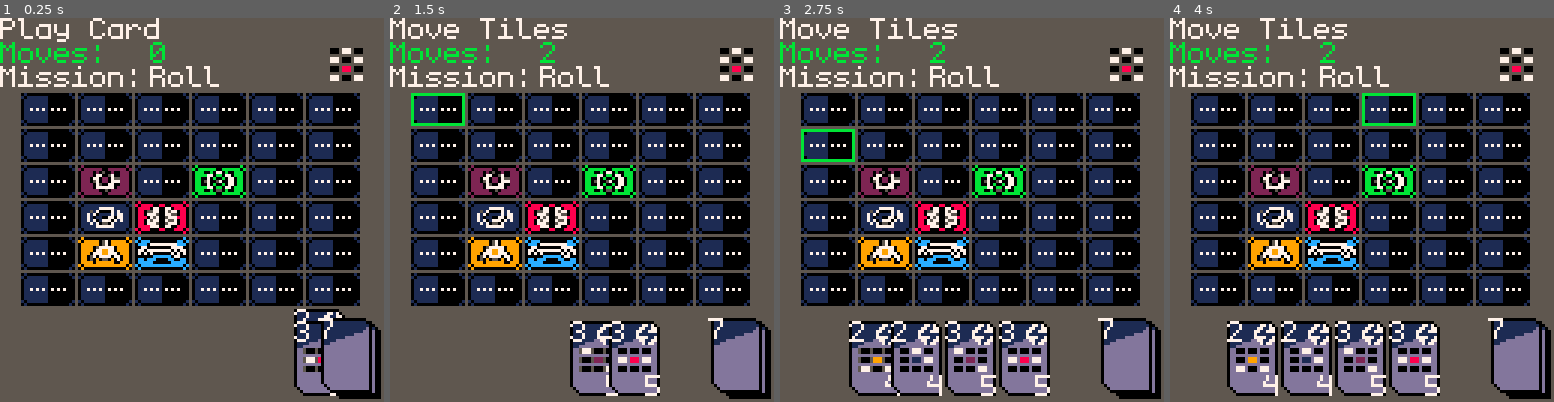
Above: before the commit, frames 1-4 (left to right).
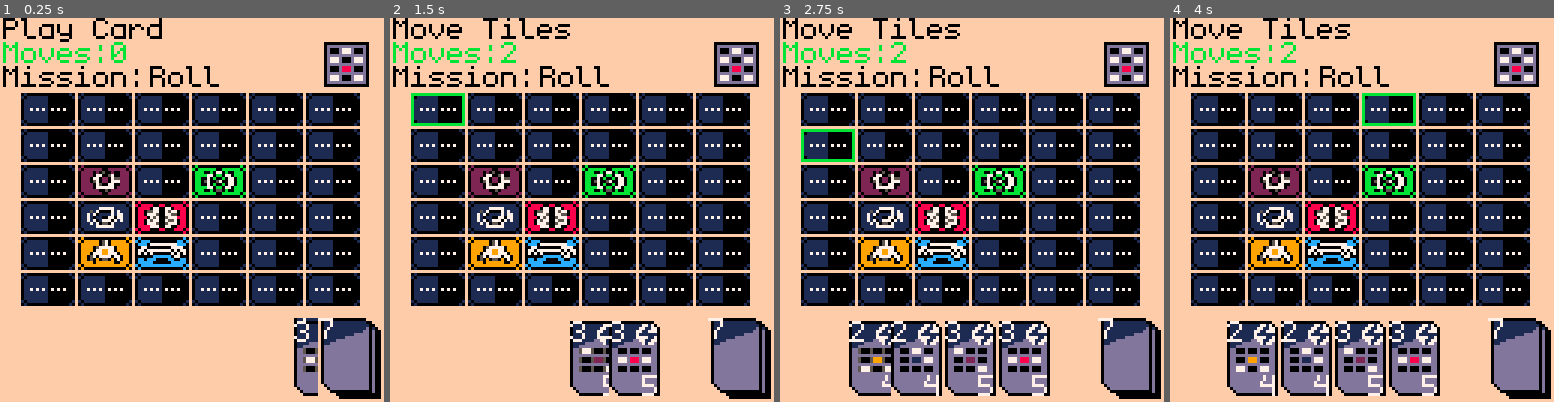
Above: after the commit, the same moments.

Repository: AkuraEx/Pico_Rove
Game: PICO-8 cartridge pico_rove.p8
Same seed, same stepped clock (60 frames per second), same inputs: the game is played once before the commit and once after it.
Inputs:
- Up to frame 1 (0.25 s): no input
- Up to frame 2 (1.5 s): tap O (Z key) at 0.33, 0.7, 1.43 s; tap X (X key) at 1.07 s
- Up to frame 3 (2.75 s): hold Left 1.97-2.37 s; tap X (X key) at 2.07, 2.4, 2.73 s; tap O (Z key) at 2.22 s; hold Down from 2.42 s (still down)
- Up to frame 4 (4 s): release Down at 2.82 s; hold Right 2.87-3.53 s; tap X (X key) at 3.07, 3.4, 3.73 s; tap O (Z key) at 3.1, 3.98 s; hold Up from 3.58 s (still down)

The runs differ from the first frame. In frame 1, 52% of the frame differs, in the area x 0-100%, y 0-100%; in frame 2, 48%; in frame 3, 43%; in frame 4, 43%.

Commit message:
little guy after mission complete

Diff:
--- a/card.lua
+++ b/card.lua
@@ -46,7 +46,7 @@
                 rect(moduleStart + (4 * j), self.y + 9 + (3 * i), moduleStart + (4 * j) + 2, self.y + 10 + (3 * i), self.modules[i + 1][j + 1])
             end
         end
-        print(self.matchValue, self.x + 12, self.y + 18, WHITE)
+        print(self.matchValue, self.x + 11, self.y + 18, WHITE)
     end,
 
     match = function(self, r, c)
@@ -76,7 +76,7 @@
 missioncard={
     x = 85,  -- Moved to right side (was 5)
     y = 0,   -- Keep at top
-    spr = 0,
+    spr = {0, 0},
     missionName = "",
     modules = {
         {0, 0, 0},
@@ -94,6 +94,9 @@
     end,
 
     draw = function(self)
+
+    rectfill(109, 9, 121, 21, LAVENDER)
+    rect(108, 8, 122, 22, BLACK)
         -- Draw 3x4 pattern - moved right 3 pixels and down 2 pixels
         for i = 0, 3 do  -- 4 rows
             for j = 0, 2 do  -- 3 columns
--- a/controls.lua
+++ b/controls.lua
@@ -85,6 +85,7 @@
                     end
                     card_phase = true
                     board_phase = false
+                    add(deck.completed, current_mission)
                     current_mission = mission_deck:pop_mission()
                     break
                 end
--- a/deck.lua
+++ b/deck.lua
@@ -6,6 +6,7 @@
     x = 106,
     cards = {},
     missionCards = {},
+    completed = {},
     spr = 004,
     spr_x = 3,
     spr_y = 4,
@@ -26,6 +27,21 @@
             spr(self.spr, self.x, self.y, self.spr_x, self.spr_y)
         end
         print(self.cardAmount, self.x, self.y, WHITE)
+
+
+        for i = 1, #self.completed do
+            -- draw guy
+            if counter % 20 == 0 then
+            frame = 1
+            elseif counter % 10 == 0 then
+            frame = 2
+            end
+
+            spr(self.completed[i].spr[frame], i * 8 + 36, 8)
+        end
+
+
+
     end,
 
     -- pop function
@@ -206,7 +222,8 @@
                 {FILLED, FILLED, 0},
                 {0, FILLED, LASER},
                 {FILLED, FILLED, 0}
-            }
+            },
+            spr = {7, 8}
         }))
 
         -- Bridge Mission : 2
@@ -217,7 +234,8 @@
                 {0, FILLED, FILLED},
                 {FILLED, GRIPPER, 0},
                 {FILLED, 0, 0}
-            }
+            },
+            spr = {7, 8}
         }))
 
         -- Drill Mission  : 3
@@ -228,7 +246,8 @@
                 {FILLED, FILLED, FILLED},
                 {FILLED, 0, FILLED},
                 {0, MOTOR, 0}
-            }
+            },
+            spr = {7, 8}
         }))
 
         -- Jump Mission  : 4
@@ -239,7 +258,8 @@
                 {0, FILLED, 0},
                 {0, FILLED, 0},
                 {0, FILLED, 0}
-            }
+            },
+            spr = {7, 8}
         }))
 
         -- Learn Mission  : 5
@@ -250,7 +270,8 @@
                 {0, 0, FILLED},
                 {0, FILLED, FILLED},
                 {BRAIN, FILLED, FILLED}
-            }
+            },
+            spr = {7, 8}
         }))
 
         -- Navigate Mission  : 6
@@ -261,7 +282,8 @@
                 {0, SENSOR, 0},
                 {FILLED, 0, FILLED},
                 {FILLED, 0, FILLED}
-            }
+            },
+            spr = {7, 8}
         }))
 
         -- Roll Mission : 7
@@ -272,7 +294,8 @@
                 {FILLED, 0, FILLED},
                 {0, BRAIN, 0},
                 {FILLED, 0, FILLED}
-            }
+            },
+            spr = {9, 10}
         }))
 
         -- Scan Mission : 8
@@ -283,7 +306,8 @@
                 {FILLED, 0, 0},
                 {SENSOR, 0, 0},
                 {0, FILLED, FILLED}
-            }
+            },
+            spr = {7, 8}
         }))
 
     end
--- a/helper.lua
+++ b/helper.lua
@@ -5,6 +5,9 @@
 b_col_h = 1
 b_row_s = 0
 b_col_s = 0
+
+frame = 0
+counter = 0
 
 movement_step = 0
 move = 0
@@ -50,17 +53,23 @@
   elseif board_phase then
     play_board()
   end
+
+  counter += 1
+  if counter > 2000 then
+    counter = 0
+  end
 end
 
 function draw_screen()
-    rectfill(0, 0, 127, 127, DARK_GREY)
+    rectfill(0, 0, 127, 127, PEACH)
 
     -- Game Info
-    print(info, 0, 0, WHITE)
-    print("mOVES:", 0, 8, GREEN)
-    print(move, 50, 8, GREEN)
-    print("mISSION:", 0, 16, WHITE)
-    print(current_mission.missionName, 50, 16, WHITE)
+    print(info, 1, 0, BLACK)
+    print("mOVES:", 1, 8, GREEN)
+    print(move, 37, 8, GREEN)
+    print("mISSION:", 1, 16, BLACK)
+    print(current_mission.missionName, 50, 16, BLACK)
+
 
     -- # Means Size in Lua. Weird AF syntax
     for i = 1, #hand do
--- a/rove.lua
+++ b/rove.lua
@@ -3,9 +3,9 @@
     init_actors()
 
 
-    -- Changing Peach to be transparent
+    -- Changing GREY to be transparent
     palt(BLACK, false)
-    palt(PEACH, true)
+    palt(GREY, true)
 
     -- Loading monogram
     load_monogram()
Not shown, changed: roveSheet.png
